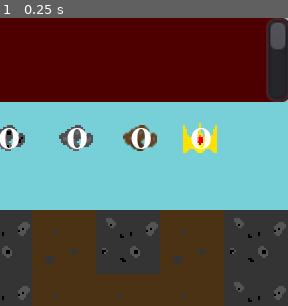
Above: before the commit, frame 1.
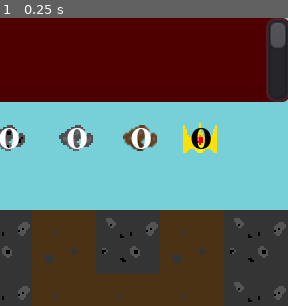
Above: after the commit, the same moment.

Repository: the-alex-g/LD48
Game: Godot game, scene res://Main/Main.tscn
Same seed, same stepped clock (60 frames per second), same inputs: the game is played once before the commit and once after it.
Inputs:
- Up to frame 1 (0.25 s): no input
The pictures show only the part of the screen within x 50-100%, y 0-50%; the shares and areas given below are measured in that part.

The runs differ from the first frame. In frame 1, 0.3% of the frame differs, in the area x 66-99%, y 9-46%.

Commit message:
Add farms and simple food-population point scaling

Diff:
--- a/project/CreatableItems/itemList.gd
+++ b/project/CreatableItems/itemList.gd
@@ -11,7 +11,8 @@
 	"Statue":Vector2(1,1),
 	"Gold Smelter":Vector2(2,1),
 	"Iron Smelter": Vector2(2,1),
-	"City":Vector2(2,2)
+	"City":Vector2(2,2),
+	"Farm":Vector2(1,1)
 }
 
 # exported variables
--- a/project/CreatableItems/itemList.tscn
+++ b/project/CreatableItems/itemList.tscn
@@ -1,12 +1,13 @@
-[gd_scene load_steps=12 format=2]
+[gd_scene load_steps=13 format=2]
 
 [ext_resource path="res://CreatableItems/itemList.gd" type="Script" id=1]
 [ext_resource path="res://Art/House.png" type="Texture" id=2]
 [ext_resource path="res://Art/Statue.png" type="Texture" id=3]
-[ext_resource path="res://Art/GoldSmelter/GoldSmelter1.png" type="Texture" id=4]
+[ext_resource path="res://Art/GoldSmelter/GoldSmelter0.png" type="Texture" id=4]
 [ext_resource path="res://Art/IronSmelter/IronSmelter0.png" type="Texture" id=5]
 [ext_resource path="res://Art/City/City.png" type="Texture" id=6]
 [ext_resource path="res://Font.tres" type="DynamicFont" id=7]
+[ext_resource path="res://Art/Farm.png" type="Texture" id=8]
 
 [sub_resource type="StyleBoxFlat" id=1]
 bg_color = Color( 0.670588, 0, 0, 1 )
@@ -45,7 +46,7 @@
 custom_styles/selected = SubResource( 3 )
 custom_styles/bg = SubResource( 4 )
 custom_fonts/font = ExtResource( 7 )
-items = [ "Building", ExtResource( 2 ), false, "Statue", ExtResource( 3 ), false, "Gold Smelter", ExtResource( 4 ), false, "Iron Smelter", ExtResource( 5 ), false, "City", ExtResource( 6 ), false ]
+items = [ "Building", ExtResource( 2 ), false, "Statue", ExtResource( 3 ), false, "Farm", ExtResource( 8 ), false, "Iron Smelter", ExtResource( 5 ), false, "Gold Smelter", ExtResource( 4 ), false, "City", ExtResource( 6 ), false ]
 script = ExtResource( 1 )
 __meta__ = {
 "_edit_use_anchors_": false
--- a/project/Main/ResourceDisplay.gd
+++ b/project/Main/ResourceDisplay.gd
@@ -28,4 +28,4 @@
 	_gold_label.text = str(ResourceManager.gold)
 	_gold_ore_label.text = str(ResourceManager.gold_ore)
 	_stone_label.text = str(ResourceManager.stone)
-	_crown_label.text = str(ResourceManager.crowns)
+	_crown_label.text = str(ResourceManager.base_crowns)
--- a/project/Main/ResourceDisplay.tscn
+++ b/project/Main/ResourceDisplay.tscn
@@ -133,6 +133,7 @@
 margin_bottom = 9.0
 grow_horizontal = 2
 custom_fonts/font = ExtResource( 2 )
+custom_colors/font_color = Color( 0, 0, 0, 1 )
 text = "0"
 align = 1
 __meta__ = {
--- a/project/Main/TileMap.gd
+++ b/project/Main/TileMap.gd
@@ -27,25 +27,27 @@
 	"Gold Smelter":12,
 	"Iron Smelter":14,
 	"City":15,
+	"Farm":18,
 }
 const NAME_TO_TILE_BLW := {
 	"Building":4,
 	"Statue":6,
 	"Gold Smelter":11,
 	"Iron Smelter":13,
-	"City":16
+	"City":16,
+	"Farm":17,
 }
 const UNDERGROUND_DEPENDENT_TILES := [
-	4, 6, 11, 13, 16
+	4, 6, 11, 13, 16, 17
 ]
 const ABOVEGROUND_DEPENDENT_TILES := [
-	3, 5, 12, 14, 15
+	3, 5, 12, 14, 15, 18
 ]
 const TILES_TO_RESOURCES := {
 	2:["dirt"], 8:["gold_ore", "stone"], 10:["iron_ore", "stone"]
 }
 const GROUND_TILES := [0, 0, 0, 0, 0, 0, 7, 9, 9,]
-const TILES_WORTH_CROWNS := {4:1, 5:1, 6:1, 3:1, 11:-1, 12:-1, 13:-1, 14:-1, 15:6, 16:6,}
+const TILES_WORTH_CROWNS := {4:1, 5:2, 6:2, 3:1, 11:-1, 12:-1, 13:-1, 14:-1, 15:6, 16:6,}
 const GOLD_SMELTERS := [11, 12]
 const IRON_SMELTERS := [13, 14]
 # 0: dirt tile 1: empty underground tile 2: breaking dirt tile
@@ -150,9 +152,15 @@
 	set_cellv(tile_location, tile)
 	if TILES_WORTH_CROWNS.has(tile):
 		ResourceManager.crowns += TILES_WORTH_CROWNS[tile]
+		print(TILES_WORTH_CROWNS[tile])
+		print(tile)
 	var resources_needed:Dictionary = ResourceManager.RESOURCES_TO_BUILD[item_name]
 	for resource in resources_needed:
 		ResourceManager.set(resource, ResourceManager.get(resource)-resources_needed[resource])
+		if item_name == "Building":
+			ResourceManager.population += 1
+		if item_name == "Farm":
+			ResourceManager.food += 1
 
 
 func check_smelters()->void:
--- a/project/ResourceManager.gd
+++ b/project/ResourceManager.gd
@@ -11,6 +11,7 @@
 	"Gold Smelter":{"stone":2, "gold_ore":1},
 	"Iron Smelter":{"stone":2, "iron_ore":1},
 	"City":{"stone":8, "iron":4, "gold":4},
+	"Farm":{"dirt":1, "population":1}
 }
 
 # exported variables
@@ -23,6 +24,13 @@
 var iron := 0
 var gold := 0
 var stone := 0
+var base_crowns := 0
 var crowns := 0
+var population := 1
+var food := 0
 
 # onready variables
+
+
+func _process(_delta:float)->void:
+	base_crowns = (crowns/max(population,1))*max(food,1)
--- a/project/Tiles.tres
+++ b/project/Tiles.tres
@@ -17,6 +17,8 @@
 [ext_resource path="res://AnimatedTiles/UndergroundIronSmelter.tres" type="Texture" id=15]
 [ext_resource path="res://Art/City/UndergroundCity.png" type="Texture" id=16]
 [ext_resource path="res://Art/City/City.png" type="Texture" id=17]
+[ext_resource path="res://Art/UndergroundFarm.png" type="Texture" id=18]
+[ext_resource path="res://Art/Farm.png" type="Texture" id=19]
 
 [resource]
 0/name = "DirtTile.png 0"
@@ -257,3 +259,31 @@
 16/shape_one_way_margin = 0.0
 16/shapes = [  ]
 16/z_index = 1
+17/name = "UndergroundFarm.png 17"
+17/texture = ExtResource( 18 )
+17/tex_offset = Vector2( 0, 0 )
+17/modulate = Color( 1, 1, 1, 1 )
+17/region = Rect2( 0, 0, 32, 32 )
+17/tile_mode = 0
+17/occluder_offset = Vector2( 0, 0 )
+17/navigation_offset = Vector2( 0, 0 )
+17/shape_offset = Vector2( 0, 0 )
+17/shape_transform = Transform2D( 1, 0, 0, 1, 0, 0 )
+17/shape_one_way = false
+17/shape_one_way_margin = 0.0
+17/shapes = [  ]
+17/z_index = 0
+18/name = "Farm.png 18"
+18/texture = ExtResource( 19 )
+18/tex_offset = Vector2( 0, 0 )
+18/modulate = Color( 1, 1, 1, 1 )
+18/region = Rect2( 0, 0, 32, 32 )
+18/tile_mode = 0
+18/occluder_offset = Vector2( 0, 0 )
+18/navigation_offset = Vector2( 0, 0 )
+18/shape_offset = Vector2( 0, 0 )
+18/shape_transform = Transform2D( 1, 0, 0, 1, 0, 0 )
+18/shape_one_way = false
+18/shape_one_way_margin = 0.0
+18/shapes = [  ]
+18/z_index = 0
Binary file added: project/Art/Farm.png
Not shown, added: project/Art/Farm.png.import
Binary file added: project/Art/UndergroundFarm.png
Not shown, added: project/Art/UndergroundFarm.png.import
Not shown: 1 places in project/Tiles.tres that only renumber resources
Not shown, added: piskel_files/Farm.piskel
Not shown, added: piskel_files/UndergroundFarm.piskel
